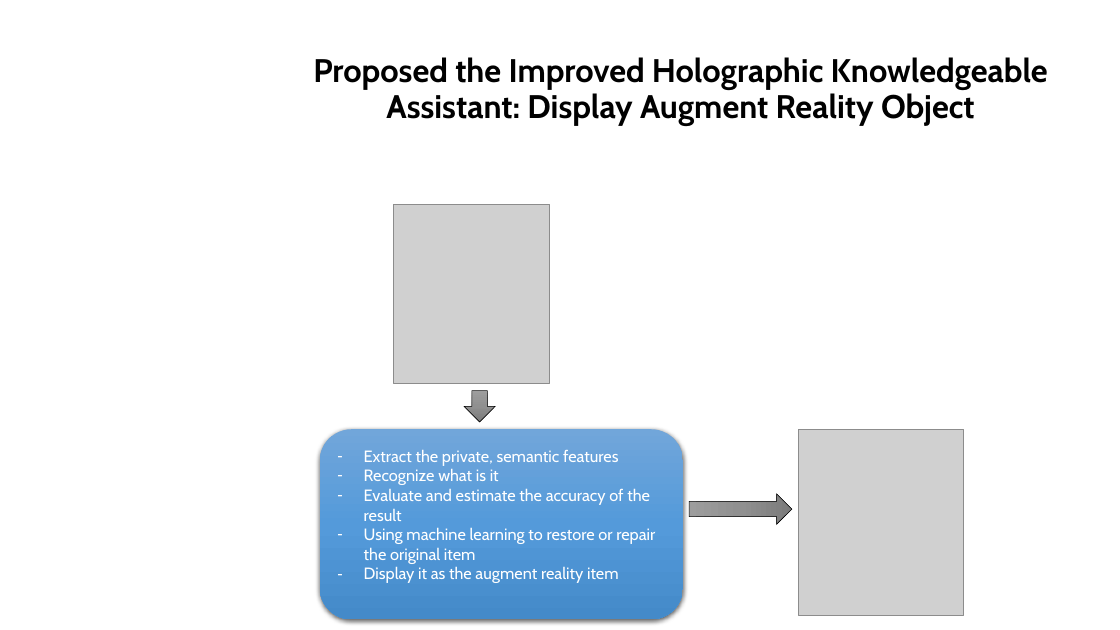
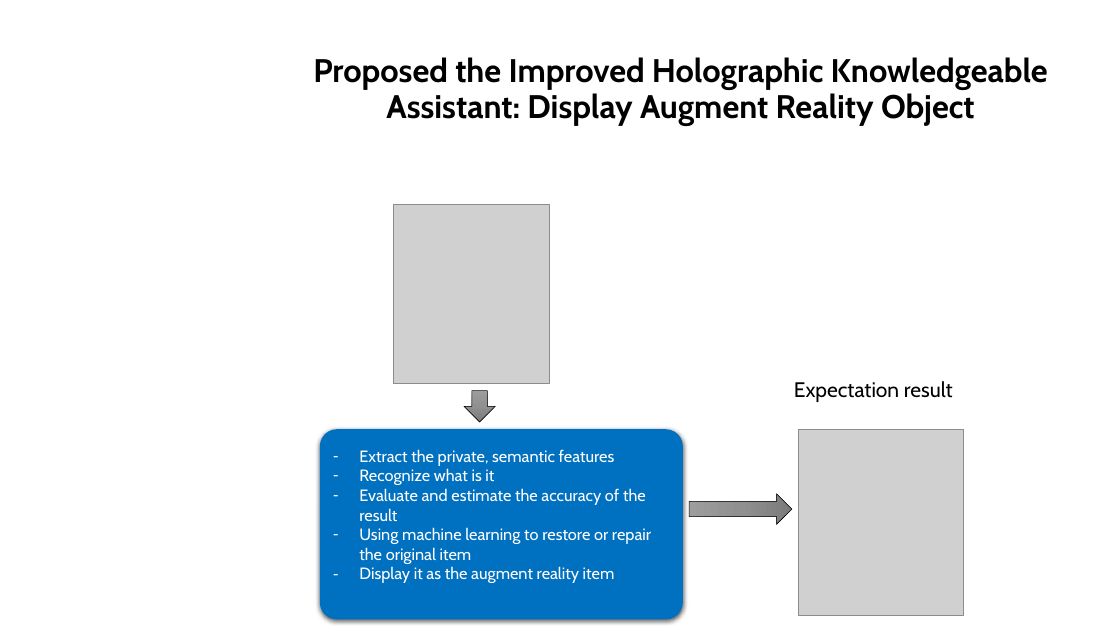
Before and after one commit to dungdovu/DGA1031, a slide deck: slide 23 of DGA1031/What is it.pptx. Drawn at 1120x630 pixels with LibreOffice and Linux fonts; fonts in the diff are those of the drawing; grey boxes stand for pictures; background and template pictures are left out. Boxes give left, top, right and bottom in pixels: in the first picture for what was removed or moved away, otherwise in the second. Text is boxed around its words. In the diff, an @@ line names an element or a change of style, - is before the commit and + after.

```diff
--- a/DGA1031/What is it.pptx
+++ b/DGA1031/What is it.pptx
@@ text added at (794, 381, 953, 402), 18 pt, text #000000 @@
+Expectation result
@@ rounded rectangle "Extract the private, semantic features" at (320, 429, 683, 619): fill gradient #71A6DB to #559BDB to #448ACA to #0070C0; proportions changed @@
```
Also in this commit, not shown: 5 other slides changed, 1 slide added.
